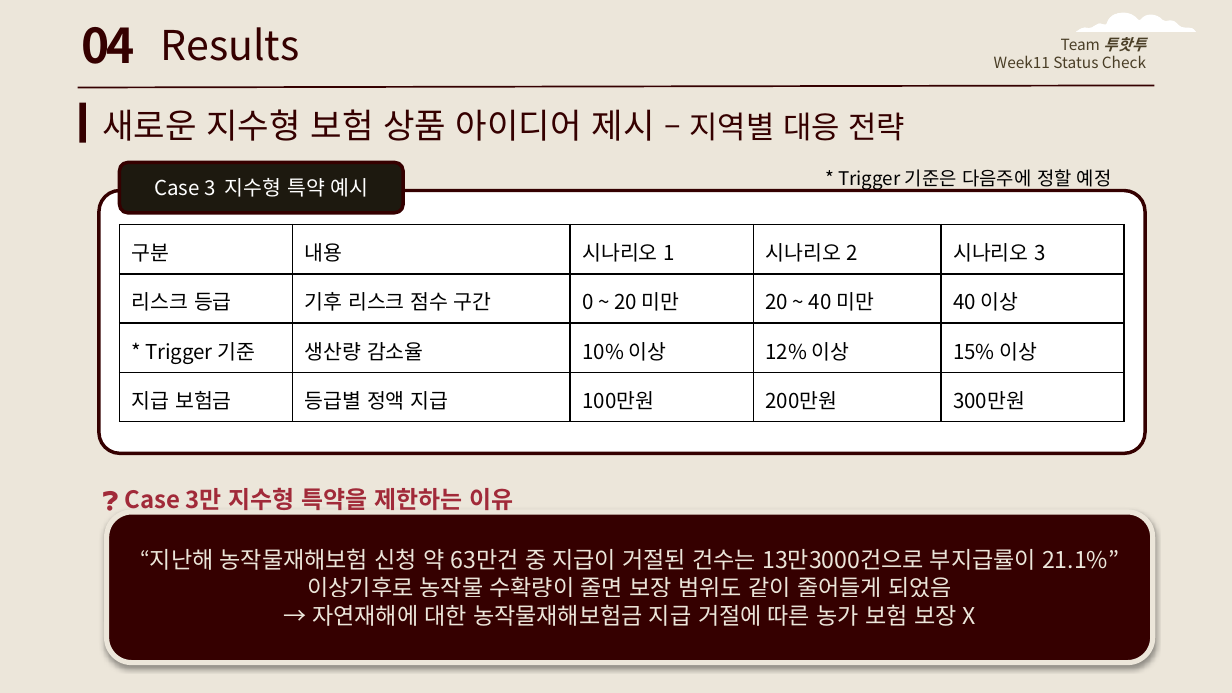
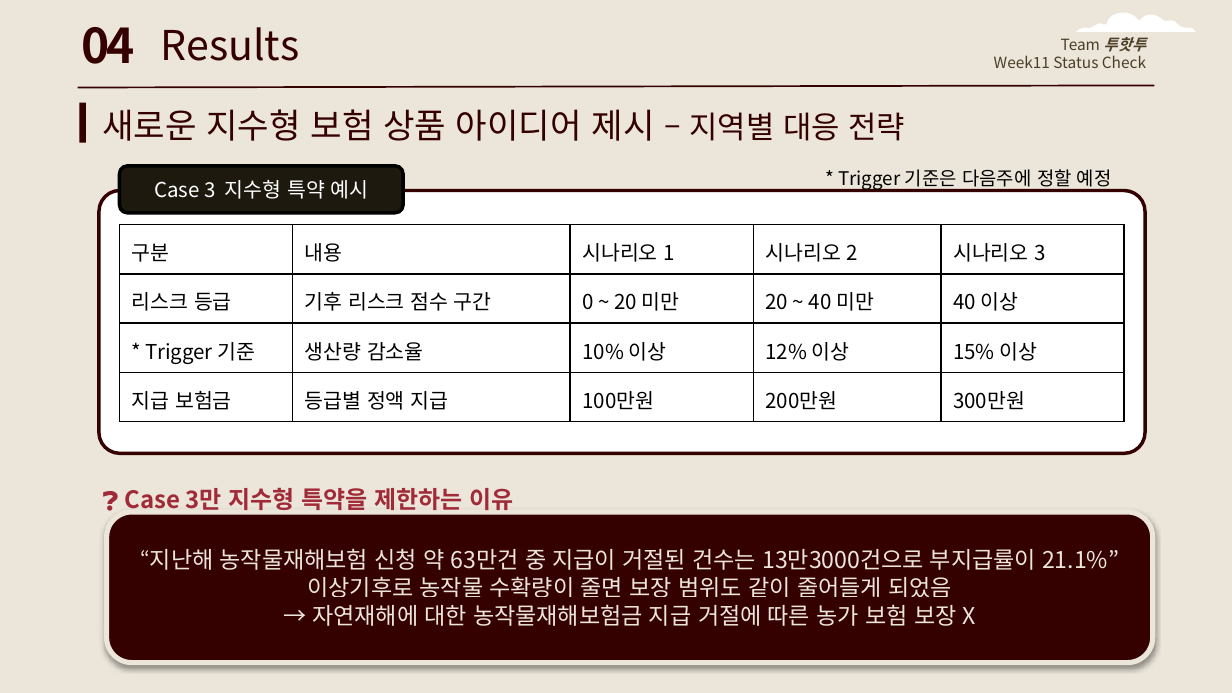
Before and after one commit to NamYoonJi/capstone-project-slides, a slide deck: slide 38 of week 12 mid progress report.pptx (slide 31 before the commit). Drawn at 1232x693 pixels with LibreOffice and Linux fonts; fonts in the diff are those of the drawing. Boxes give left, top, right and bottom in pixels: in the first picture for what was removed or moved away, otherwise in the second. Text is boxed around its words. In the diff, an @@ line names an element or a change of style, - is before the commit and + after.

```diff
--- a/week 12 mid progress report.pptx
+++ b/week 12 mid progress report.pptx
@@ rounded rectangle "Case 3 지수형 특약 예시" at (x1=120, y1=166, x2=403, y2=213): outline #350000 2 pt to #000000 2 pt @@
```
Also in this commit, not shown: 9 other slides changed, 2 slides added, 1 slide removed.
